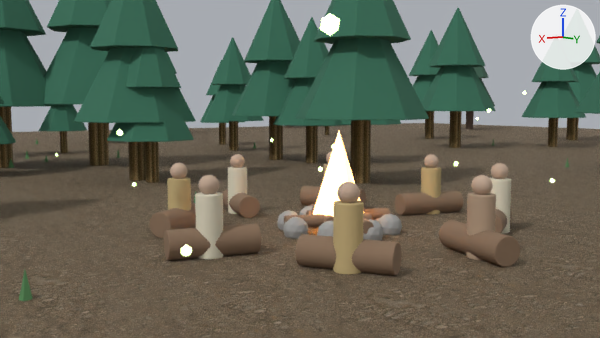
Renders of the Blender file content/stories/mahabharata/chapter-01-adi-parva/assets/blend/adi-01-naimisha.blend from each side of a commit.
Both versions are drawn from the file's camera 'CAM-hero'. Arrows for +X, +Y and +Z are at upper right; the lights stay in place. The older version comes first.

The scene before the commit, as lines of its bpy script (objects in view):
```python
ob_geo_sage0_body = bpy.data.objects.new('GEO-sage0-body', me_cylinder_006)
ob_geo_sage0_body.location = (4.4, 0.89, 0.75)
ob_geo_sage0_body.rotation_euler = (0.0, 0.0, 1.371)  # degrees (0, 0, 79)
ob_geo_sage0_head = bpy.data.objects.new('GEO-sage0-head', me_sphere)
ob_geo_sage0_head.location = (4.4, 0.89, 1.7)
ob_geo_sage1_body = bpy.data.objects.new('GEO-sage1-body', me_cylinder_008)
ob_geo_sage1_body.location = (2.48, 3.74, 0.75)
ob_geo_sage1_body.rotation_euler = (0.0, 0.0, 0.585)  # degrees (0, 0, 34)
ob_geo_sage1_head = bpy.data.objects.new('GEO-sage1-head', me_sphere_001)
ob_geo_sage1_head.location = (2.48, 3.74, 1.7)
ob_geo_sage2_body = bpy.data.objects.new('GEO-sage2-body', me_cylinder_010)
ob_geo_sage2_body.location = (-0.89, 4.4, 0.75)
ob_geo_sage2_body.rotation_euler = (0.0, 0.0, -0.2)  # degrees (0, 0, -11)
ob_geo_sage2_head = bpy.data.objects.new('GEO-sage2-head', me_sphere_002)
ob_geo_sage2_head.location = (-0.89, 4.4, 1.7)
ob_geo_sage3_body = bpy.data.objects.new('GEO-sage3-body', me_cylinder_012)
ob_geo_sage3_body.location = (-3.74, 2.48, 0.75)
ob_geo_sage3_body.rotation_euler = (0.0, 0.0, -0.985)  # degrees (0, 0, -56)
ob_geo_sage3_head = bpy.data.objects.new('GEO-sage3-head', me_sphere_003)
ob_geo_sage3_head.location = (-3.74, 2.48, 1.7)
ob_geo_tree_canopy_099 = bpy.data.objects.new('GEO-tree-canopy.099', me_cone)
ob_geo_tree_canopy_099.location = (-29.13, -23.74, 8.93)
ob_geo_tree_canopy_099.scale = (1.19, 1.19, 1.32)
# also in view: 'GEO-tree-trunk' at (-0.3, -24.0, 2.6); 'GEO-seat7' at (3.7, -2.4, 0.3); 'GEO-tree-canopy.098' at (-29.1, -23.7, 5.9); 'GEO-tree-canopy.038' at (4.7, -25.7, 6.8); 'GEO-tree-trunk.019' at (4.7, -25.7, 2.5)
```
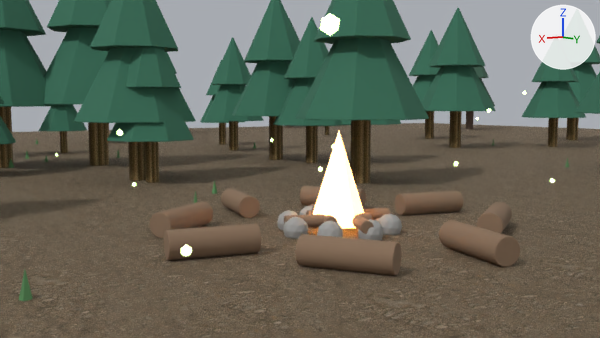
Edits to the bpy script that builds the scene:
```text
Remove ob_geo_sage0_body:
    ob_geo_sage0_body = bpy.data.objects.new('GEO-sage0-body', me_cylinder_006)
Remove ob_geo_sage0_head:
    ob_geo_sage0_head = bpy.data.objects.new('GEO-sage0-head', me_sphere)
Remove ob_geo_sage1_body:
    ob_geo_sage1_body = bpy.data.objects.new('GEO-sage1-body', me_cylinder_008)
Remove ob_geo_sage1_head:
    ob_geo_sage1_head = bpy.data.objects.new('GEO-sage1-head', me_sphere_001)
Remove ob_geo_sage2_body:
    ob_geo_sage2_body = bpy.data.objects.new('GEO-sage2-body', me_cylinder_010)
Remove ob_geo_sage2_head:
    ob_geo_sage2_head = bpy.data.objects.new('GEO-sage2-head', me_sphere_002)
Remove ob_geo_sage3_body:
    ob_geo_sage3_body = bpy.data.objects.new('GEO-sage3-body', me_cylinder_012)
Remove ob_geo_sage3_head:
    ob_geo_sage3_head = bpy.data.objects.new('GEO-sage3-head', me_sphere_003)
Remove ob_geo_sage4_body:
    ob_geo_sage4_body = bpy.data.objects.new('GEO-sage4-body', me_cylinder_014)
Remove ob_geo_sage4_head:
    ob_geo_sage4_head = bpy.data.objects.new('GEO-sage4-head', me_sphere_004)
Remove ob_geo_sage5_body:
    ob_geo_sage5_body = bpy.data.objects.new('GEO-sage5-body', me_cylinder_016)
Remove ob_geo_sage5_head:
    ob_geo_sage5_head = bpy.data.objects.new('GEO-sage5-head', me_sphere_005)
Remove ob_geo_sage6_body:
    ob_geo_sage6_body = bpy.data.objects.new('GEO-sage6-body', me_cylinder_018)
Remove ob_geo_sage6_head:
    ob_geo_sage6_head = bpy.data.objects.new('GEO-sage6-head', me_sphere_006)
Remove ob_geo_sage7_body:
    ob_geo_sage7_body = bpy.data.objects.new('GEO-sage7-body', me_cylinder_020)
Remove ob_geo_sage7_head:
    ob_geo_sage7_head = bpy.data.objects.new('GEO-sage7-head', me_sphere_007)
```

Boxes [x1, y1, x2, y2] around the edits, measured in the pictures (600 x 338 px):
'GEO-sage1-body', deleted (brown): before [333, 200, 364, 274]
'GEO-sage0-body', deleted: before [195, 192, 224, 260]
'GEO-sage2-body', deleted (beige): before [466, 192, 496, 260]
'GEO-sage7-body', deleted (brown): before [167, 177, 191, 211]
'GEO-sage3-body', deleted: before [490, 178, 511, 234]
'GEO-sage4-body', deleted (brown): before [421, 167, 441, 214]
'GEO-sage6-body', deleted (pale yellow): before [228, 167, 247, 214]
'GEO-sage1-head', deleted: before [337, 182, 360, 203]
'GEO-sage2-head', deleted: before [471, 175, 493, 195]
'GEO-sage0-head', deleted: before [199, 175, 219, 194]
'GEO-sage3-head', deleted: before [491, 163, 509, 179]
'GEO-sage7-head', deleted: before [170, 163, 187, 179]
'GEO-sage4-head', deleted: before [424, 154, 439, 168]
'GEO-sage6-head', deleted: before [230, 154, 245, 168]
'GEO-sage5-body', deleted (mostly hidden): before [323, 163, 328, 179]
'GEO-sage5-head', deleted: before [326, 151, 332, 163]
